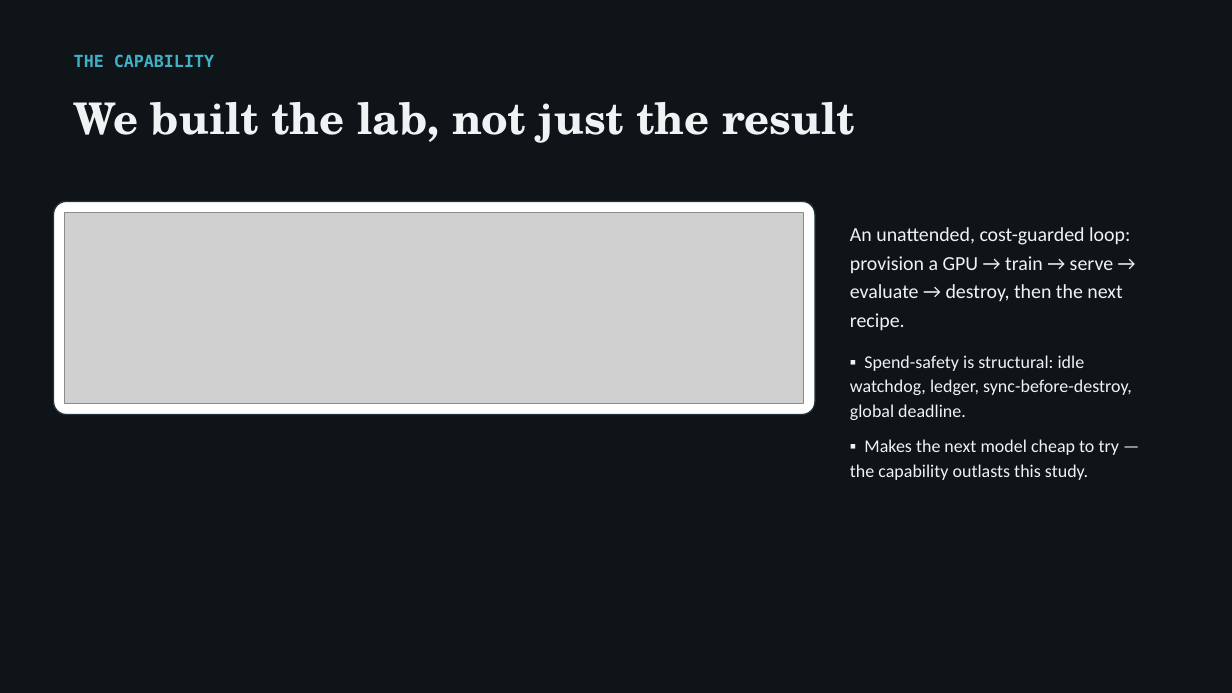
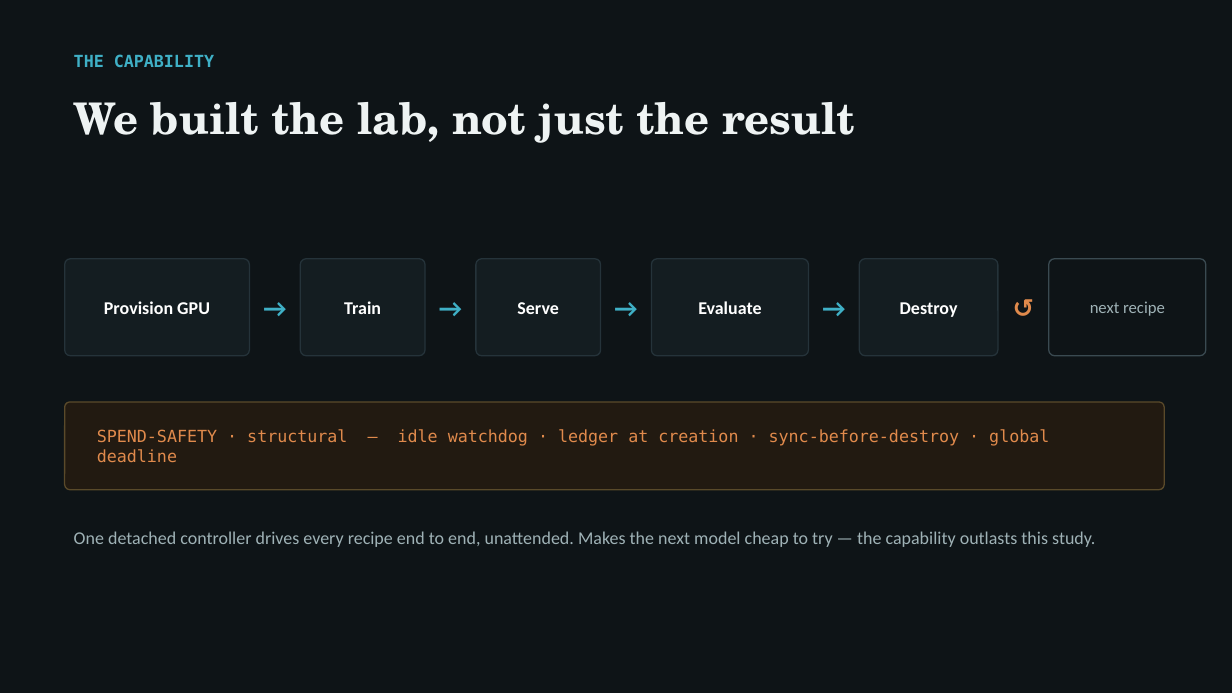
Before and after one commit to arunmenon/gisting-coding-agent, a slide deck: slide 10 of Gisting-CTO-deck.pptx. Drawn at 1232x693 pixels with LibreOffice and Linux fonts; fonts in the diff are those of the drawing; grey boxes stand for pictures. Boxes give left, top, right and bottom in pixels: in the first picture for what was removed or moved away, otherwise in the second. Text is boxed around its words. In the diff, an @@ line names an element or a change of style, - is before the commit and + after.

Commit message:
Redesign deck figures as slide-native visuals (deck-scale, no shrunken paper diagrams)

```diff
--- a/Gisting-CTO-deck.pptx
+++ b/Gisting-CTO-deck.pptx
@@ picture removed at <box>65,213,804,404</box> @@
@@ text removed at <box>850,227,1132,480</box> @@
-An unattended, cost-guarded loop: provision a GPU → train → serve → evaluate → destroy, then the next recipe.
-▪ Spend-safety is structural: idle watchdog, ledger, sync-before-destroy, global deadline.
-▪ Makes the next model cheap to try — the capability outlasts this study.
@@ rounded rectangle: place and size @@
-rounded rectangle at <box>54,201,815,415</box>
+rounded rectangle at <box>65,259,250,356</box>
@@ rounded rectangle at <box>65,259,250,356</box>: fill #FFFFFF to #141D21 @@
@@ text added at <box>250,259,300,356</box>, 20 pt, text #3FB0C6, bold @@
+→
@@ rounded rectangle added at <box>300,259,425,356</box>, fill #141D21, outline #25333A 1 pt @@
@@ text added at <box>425,259,476,356</box>, 20 pt, text #3FB0C6, bold @@
+→
@@ rounded rectangle added at <box>476,259,601,356</box>, fill #141D21, outline #25333A 1 pt @@
@@ text added at <box>601,259,652,356</box>, 20 pt, text #3FB0C6, bold @@
+→
@@ rounded rectangle added at <box>652,259,809,356</box>, fill #141D21, outline #25333A 1 pt @@
@@ text added at <box>809,259,860,356</box>, 20 pt, text #3FB0C6, bold @@
+→
@@ rounded rectangle added at <box>860,259,998,356</box>, fill #141D21, outline #25333A 1 pt @@
@@ text added at <box>998,259,1049,356</box>, 20 pt, text #E08A4C, bold @@
+↺
@@ rounded rectangle added at <box>1049,259,1206,356</box>, outline #3A4A51 1 pt @@
@@ text added at <box>104,301,210,314</box>, 14 pt, text #FFFFFF, bold @@
+Provision GPU
@@ text added at <box>344,301,381,314</box>, 14 pt, text #FFFFFF, bold @@
+Train
@@ text added at <box>517,302,558,314</box>, 14 pt, text #FFFFFF, bold @@
+Serve
@@ text added at <box>698,301,761,314</box>, 14 pt, text #FFFFFF, bold @@
+Evaluate
@@ text added at <box>900,302,958,317</box>, 14 pt, text #FFFFFF, bold @@
+Destroy
@@ text added at <box>1090,301,1165,316</box>, 13 pt, text #9FB2B6 @@
+next recipe
@@ rounded rectangle added at <box>65,402,1165,490</box>, fill #221A11, outline #5A4A2A 1 pt @@
@@ text added at <box>97,429,1049,446</box>, 13 pt, text #E08A4C @@
+SPEND-SAFETY · structural — idle watchdog · ledger at creation · sync-before-destroy · global deadline
@@ text added at <box>74,531,1095,547</box>, 14 pt, text #9FB2B6 @@
+One detached controller drives every recipe end to end, unattended. Makes the next model cheap to try — the capability outlasts this study.
```
Also in this commit, not shown: 3 other slides changed, 3 other files.
